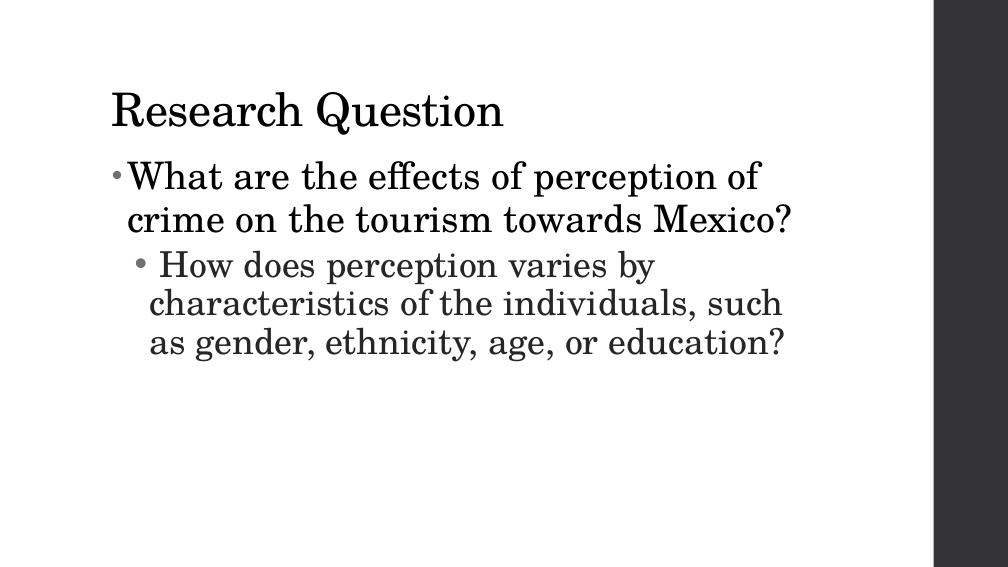
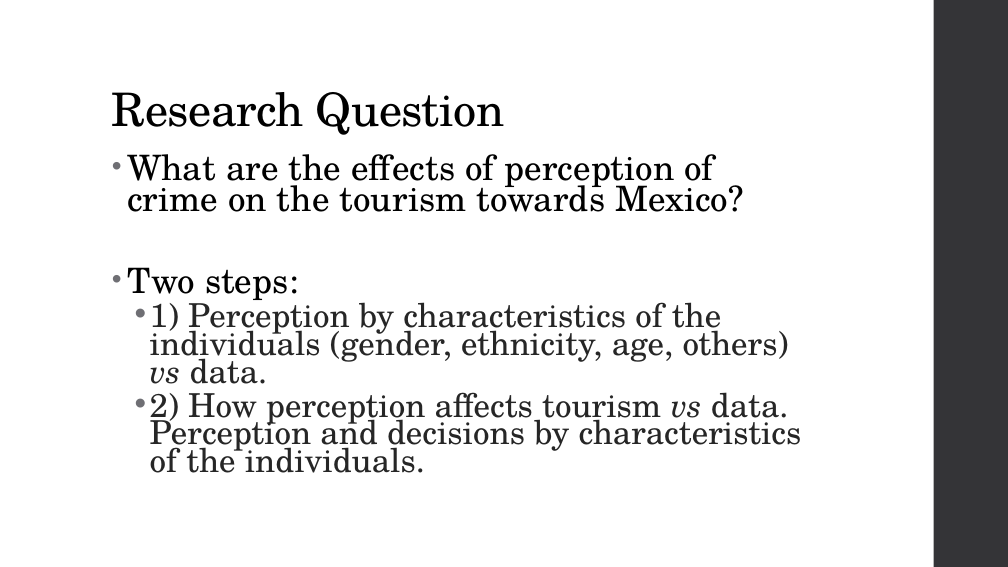
Before and after one commit to rodrigovaldes/MACS30200proj, a slide deck: slide 4 of Proposal/slides_rvaldes.pptx. Drawn at 1008x567 pixels with LibreOffice and Linux fonts; fonts in the diff are those of the drawing. Boxes give left, top, right and bottom in pixels: in the first picture for what was removed or moved away, otherwise in the second. Text is boxed around its words. In the diff, an @@ line names an element or a change of style, - is before the commit and + after.

Commit message:
Small changes slides

```diff
--- a/Proposal/slides_rvaldes.pptx
+++ b/Proposal/slides_rvaldes.pptx
@@ text at box(127, 154, 744, 212): size 36 to 33.3 pt in "What are the effects of perception of ..."; line spacing 0.95 to 0.75 @@
@@ text at box(127, 267, 802, 473): text changed; size 34 to 31.4 pt @@
-  • How does perception varies by characteristics of the individuals, such as gender, ethnicity, age, or education?
+• Two steps:
+  • 1) Perception by characteristics of the individuals (gender, ethnicity, age, others) vs data.
+  • 2) How perception affects tourism vs data. Perception and decisions by characteristics of the individuals.
```
Also in this commit, not shown: 3 other slides changed, 1 other file.
